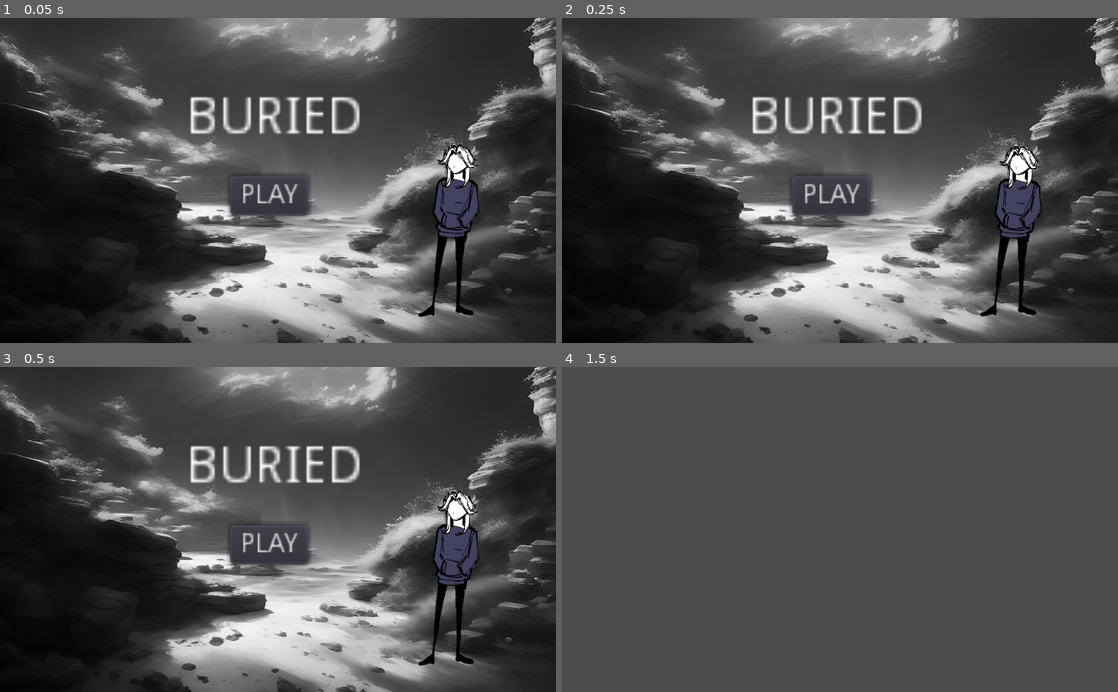
Above: before the commit, frames 1-4 (two rows, left to right).
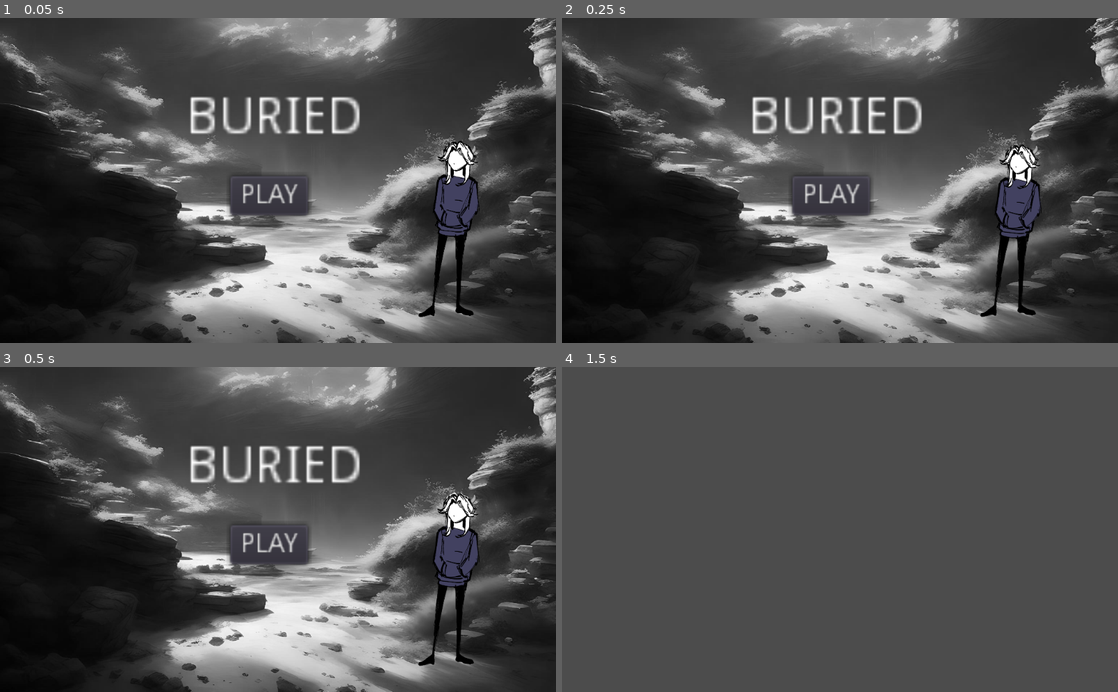
Above: after the commit, the same moments.

Repository: ShelfMaster27/Poolesville-Hacks-2023
Game: Godot game, scene res://Buried.tscn
Two runs of this game, one before a commit and one after it. Both use one fixed random seed, a clock stepped at 60 frames per second and the inputs below.
Inputs:
- Up to frame 1 (0.05 s): no input
- Up to frame 2 (0.25 s): no input
- Up to frame 3 (0.5 s): no input
- Up to frame 4 (1.5 s): click "PLAY" at 0.5 s; tap Enter at 1.25 s; hold Right (ui_right) from 1.28 s (still down); hold U (Punch) from 1.28 s (still down)

The runs differ from the first frame. In frame 1, 0.9% of the frame differs, in the area x 75-87%, y 37-93%; in frame 2, 0.6%; in frame 3, 0.9%; in frame 4, nothing differs.
Error before the commit: Invalid set index 'current' (on base: 'null instance') with value of type 'bool'. (res://World.gd:17)

Commit message:
title_cam var fixed

Diff:
--- a/Title.tscn
+++ b/Title.tscn
@@ -1,7 +1,6 @@
-[gd_scene load_steps=10 format=2]
+[gd_scene load_steps=9 format=2]
 
 [ext_resource path="res://frfr player 1.png" type="Texture" id=1]
-[ext_resource path="res://World.gd" type="Script" id=2]
 [ext_resource path="res://imageedit_1_2217057145.png" type="Texture" id=3]
 [ext_resource path="res://frfr player 3.png" type="Texture" id=4]
 [ext_resource path="res://frfr player 4.png" type="Texture" id=5]
@@ -18,7 +17,6 @@
 } ]
 
 [node name="Title" type="Node2D"]
-script = ExtResource( 2 )
 
 [node name="Menu Background" type="Sprite" parent="."]
 position = Vector2( -1, 0 )
@@ -32,7 +30,7 @@
 scale = Vector2( 0.60116, 0.520786 )
 frames = SubResource( 1 )
 animation = "Down Idle"
-frame = 12
+frame = 10
 playing = true
 flip_h = true
 
--- a/World.gd
+++ b/World.gd
@@ -2,18 +2,19 @@
 
 onready var world = get_tree().get_current_scene()
 onready var curr_scene = self
-onready var player = world.get_node("Player")
-
+onready var player = world.get_node("/root/Buried/Player")
+onready var cam = player.get_node("Camera2D")
+onready var title_cam = get_node("/root/Buried/Title/Menu Background/Camera2D")
+onready var menu_bg = get_node("/root/Buried/Title/Menu Background")
 
 func _ready():
 	curr_scene = world.get_child(0)
 
 	var map_limits
 	var map_cellsize
-	var cam = player.get_node("Camera2D")
-	var title_cam = get_node("Menu Background/Camera2D") #Menu Background/Camera2D
 
 	cam.current = false
+	title_cam = get_node("/root/Buried/Title/Menu Background/Camera2D")
 	title_cam.current = true
 
 	if curr_scene.get_name() == "Title":
@@ -32,7 +33,7 @@
 		cam.scale.y = 1.5
 
 	title_cam.current = true
-	var scaleX = float(get_node("Menu Background").texture.get_width()) / ProjectSettings.get("display/window/size/width")
-	var scaleY = float(get_node("Menu Background").texture.get_height()) / ProjectSettings.get("display/window/size/height")
-	title_cam.global_position = get_node("Menu Background").global_position
+	var scaleX = float(menu_bg.texture.get_width()) / ProjectSettings.get("display/window/size/width")
+	var scaleY = float(menu_bg.texture.get_height()) / ProjectSettings.get("display/window/size/height")
+	title_cam.global_position = menu_bg.global_position
 	title_cam.zoom = Vector2(scaleX, scaleY)
--- a/playbutton.gd
+++ b/playbutton.gd
@@ -3,4 +3,5 @@
 
 func _on_Button_pressed():
 	get_tree().change_scene("res://Scene 1.tscn")
-	GlobalWorld.curr_scene = "Scene 1"
+	get_node("/root/Buried/Title").queue_free()
+	GlobalWorld.curr_scene.name = "Scene 1"
